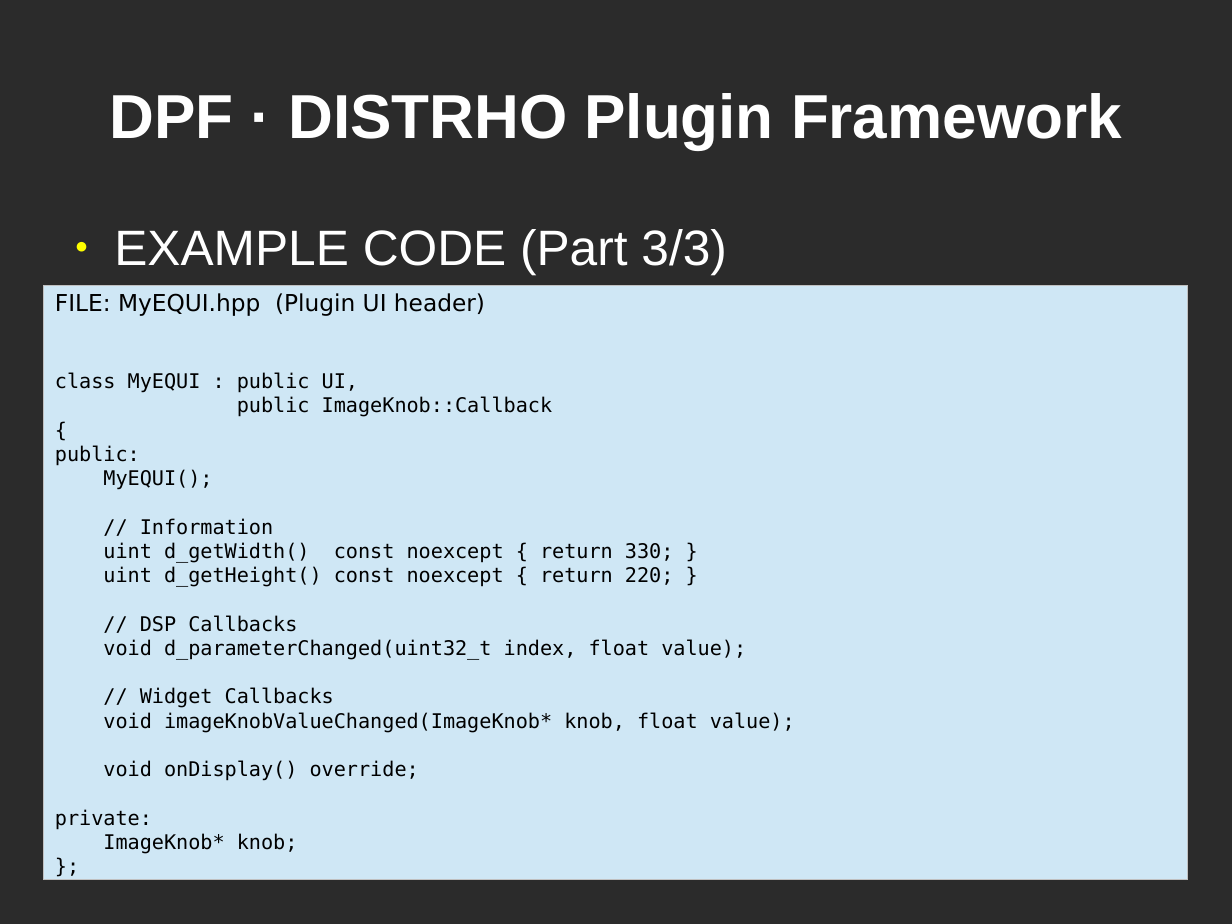
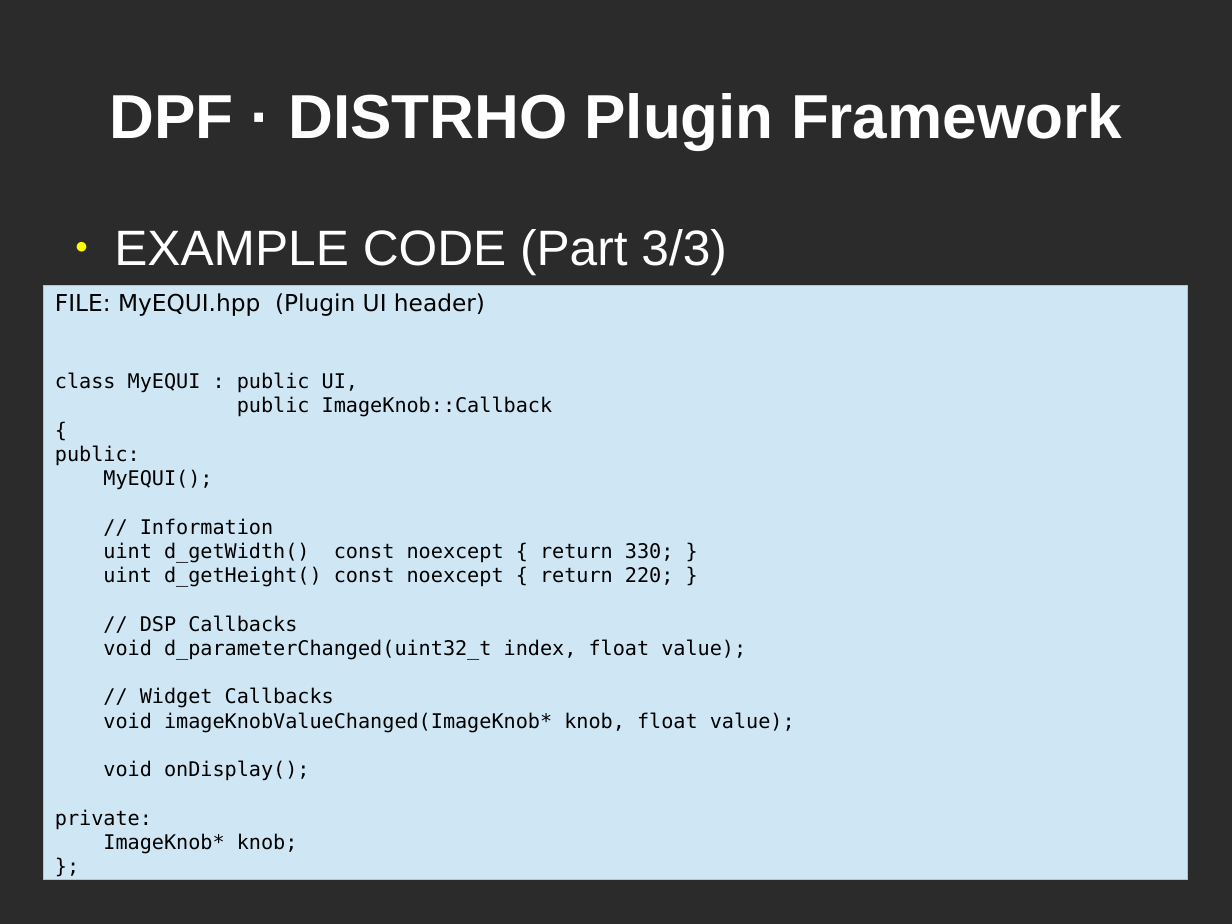
Before and after one commit to DISTRHO/DPF, a slide deck: slide 11 of lac/2014-small-talk.odp. Drawn at 1232x924 pixels with LibreOffice and Linux fonts; fonts in the diff are those of the drawing; background and template pictures are left out; a plain dark background stands for a picture behind light text. Boxes give left, top, right and bottom in pixels: in the first picture for what was removed or moved away, otherwise in the second. Text is boxed around its words. In the diff, an @@ line names an element or a change of style, - is before the commit and + after.

```diff
--- a/lac/2014-small-talk.odp
+++ b/lac/2014-small-talk.odp
@@ text in rectangle at (x1=103, y1=760, x2=310, y2=781): text changed @@
-void onDisplay() override;
+void onDisplay();
```
Also in this commit, not shown: 3 other slides changed.
